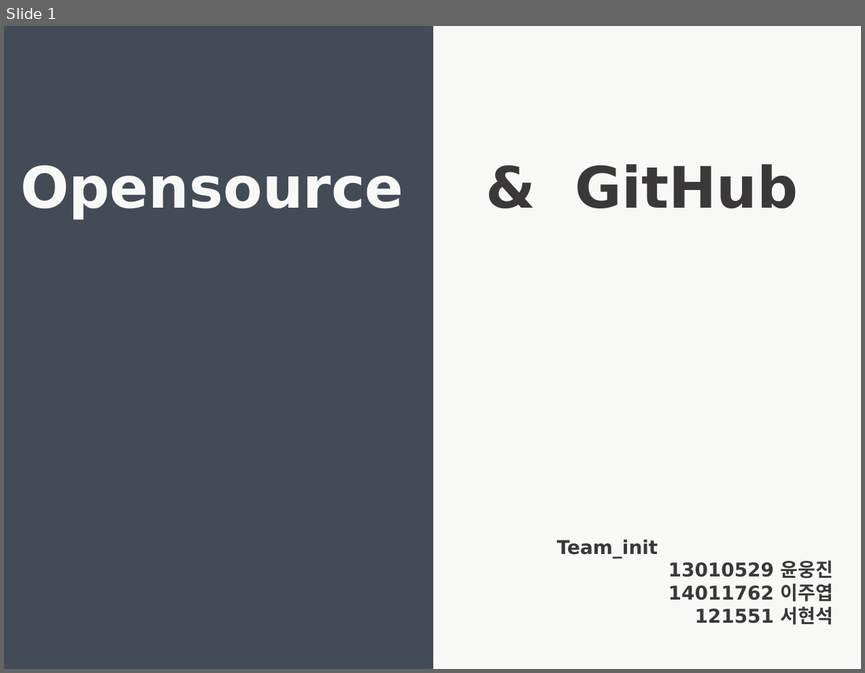
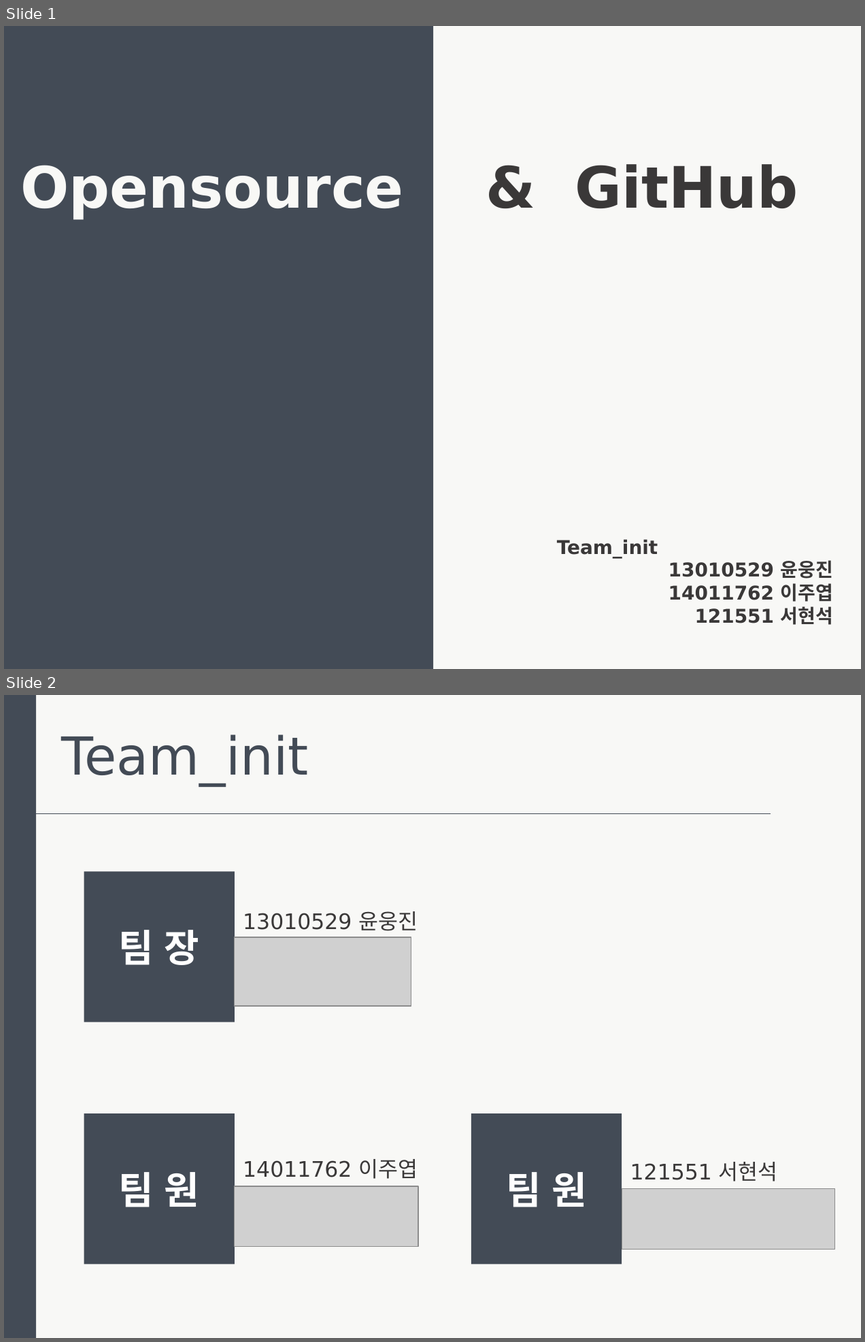
Before and after one commit to Unoong/DoorLockCode, a slide deck: 발표자료.pptx. Shown one above the other, each under a label of ours: slide 1 before the commit, slides 1 and 2 after it. The pictures are 865x673 and 865x1342 pixels, drawn with LibreOffice and Linux fonts; fonts in the diff are those of the drawing; grey boxes stand for pictures. Boxes give left, top, right and bottom in pixels: in the first picture for what was removed or moved away, otherwise in the second. Text is boxed around its words. In the diff, an @@ line names an element or a change of style, - is before the commit and + after.

```diff
--- a/발표자료.pptx
+++ b/발표자료.pptx
@@ slide 2 added at (4, 695, 861, 1338), background #F8F8F6 @@
@@ rectangle added at (4, 695, 37, 1338), fill #434B56 @@
@@ text added at (62, 734, 309, 785), 44 pt, text #434B56 @@
+Team_init
@@ line added from (37, 814) to (771, 814), #434B56 0.5 pt @@
@@ rectangle added at (84, 872, 235, 1022), fill #434B56, 32 pt, text #FFFFFF, bold @@
+팀 장
@@ text added at (243, 911, 418, 931), 18 pt, text #3A3838 @@
+13010529 윤웅진
@@ picture added at (235, 936, 411, 1005) @@
@@ rectangle added at (84, 1113, 235, 1264), fill #434B56, 32 pt, text #FFFFFF, bold @@
+팀 원
@@ rectangle added at (471, 1113, 621, 1264), fill #434B56, 32 pt, text #FFFFFF, bold @@
+팀 원
@@ text added at (243, 1159, 418, 1178), 18 pt, text #3A3838 @@
+14011762 이주엽
@@ text added at (630, 1161, 778, 1181), 18 pt, text #3A3838 @@
+121551 서현석
@@ picture added at (235, 1186, 419, 1246) @@
@@ picture added at (621, 1189, 835, 1249) @@
```
Also in this commit, not shown: 3 slides changed, 10 other slides added, 4 slides removed.
